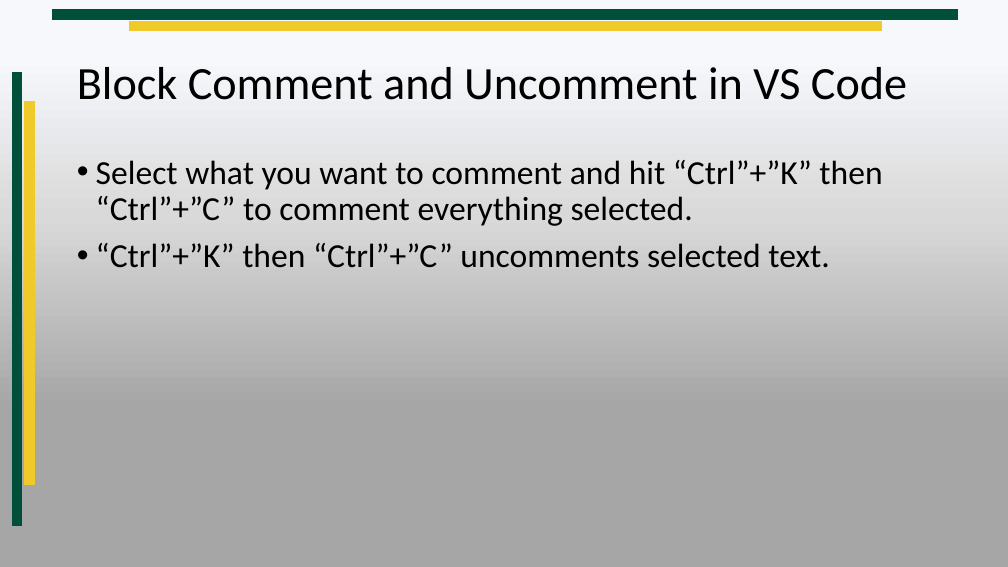
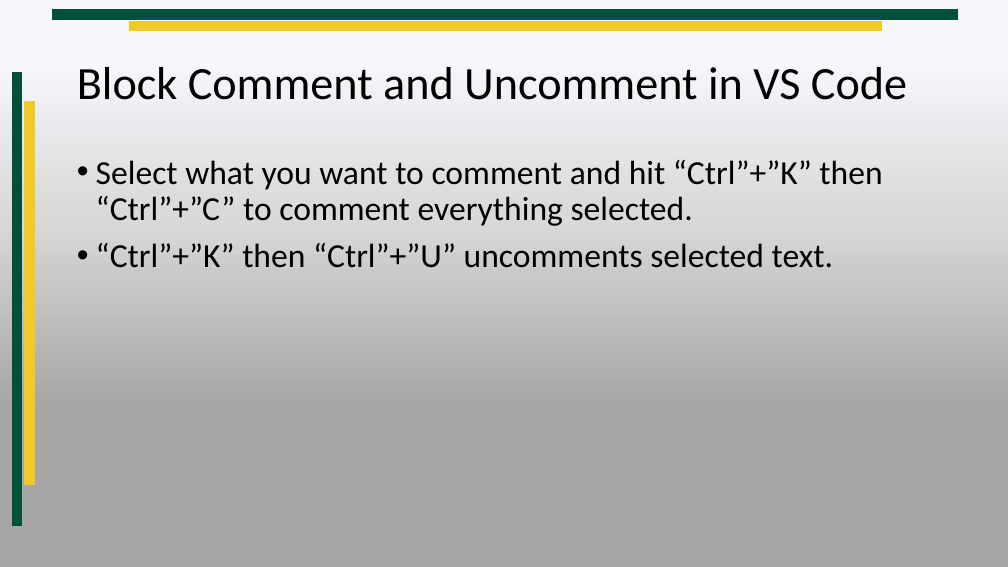
Before and after one commit to RenoTechnologyAcademy/CIS104-2019-Spring-1, a slide deck: slide 2 of Lesson 4/Lesson 4.pptx. Drawn at 1008x567 pixels with LibreOffice and Linux fonts; fonts in the diff are those of the drawing; background and template pictures are left out. Boxes give left, top, right and bottom in pixels: in the first picture for what was removed or moved away, otherwise in the second. Text is boxed around its words. In the diff, an @@ line names an element or a change of style, - is before the commit and + after.

```diff
--- a/Lesson 4/Lesson 4.pptx
+++ b/Lesson 4/Lesson 4.pptx
@@ text at [96, 243, 833, 268]: text changed @@
-• “Ctrl”+”K” then “Ctrl”+”C” uncomments selected text.
+• “Ctrl”+”K” then “Ctrl”+”U” uncomments selected text.
```
Also in this commit, not shown: 1 other file.
